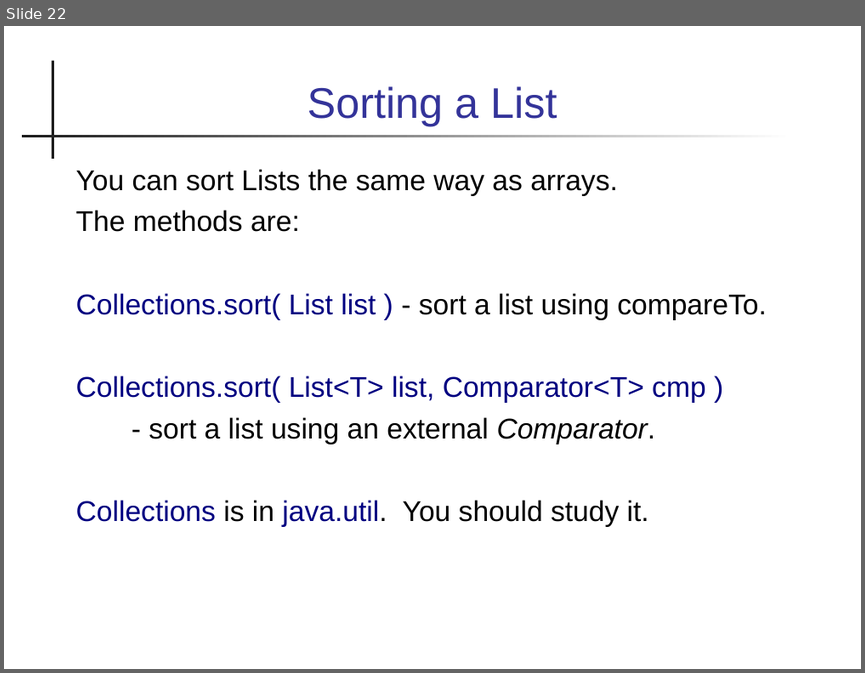
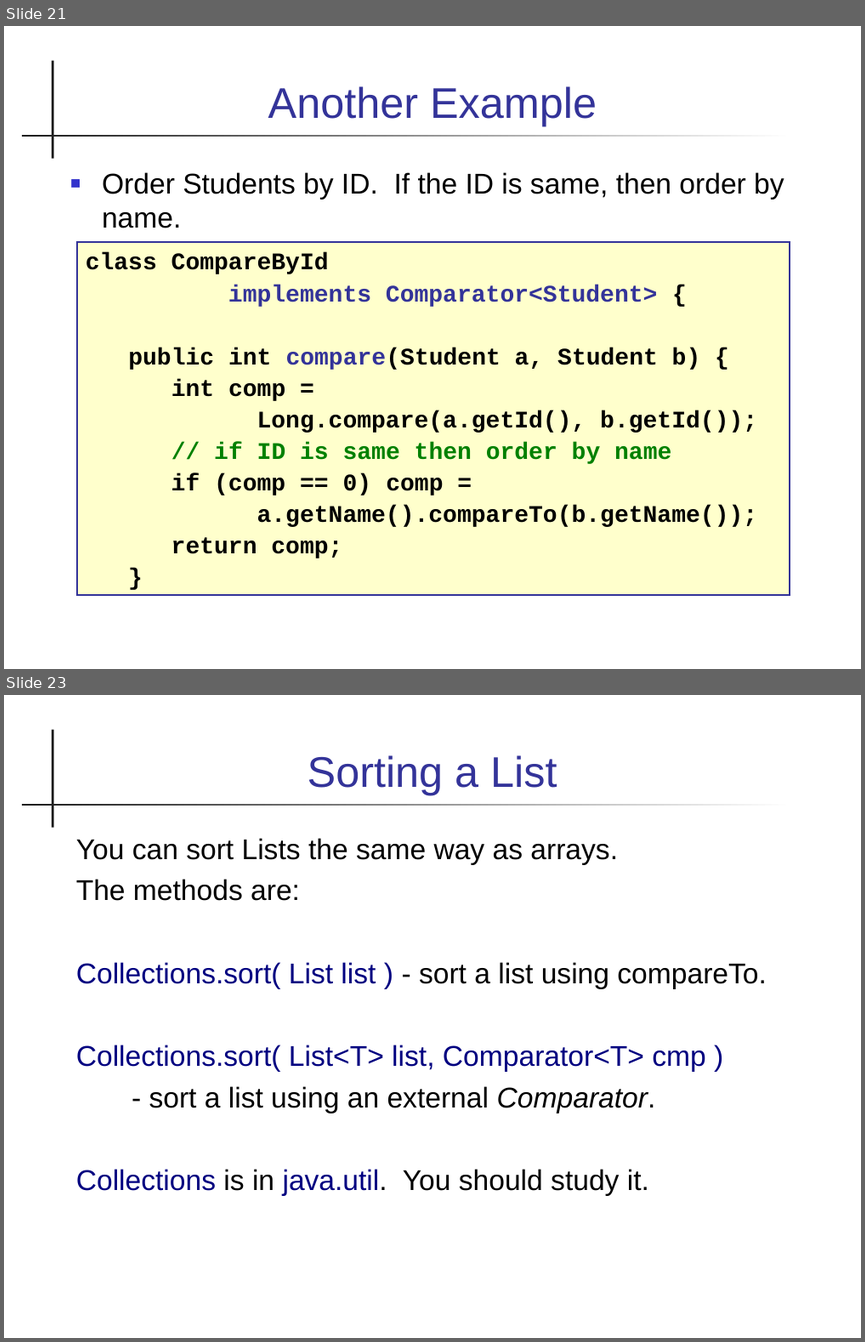
Before and after one commit to skeoop/skeoop.github.io, a slide deck: week3/Lexical-Order-and-Sorting.ppt. Shown one above the other, each under a label of ours: slide 22 before the commit, slides 21 and 23 after it; the slides between them are not shown. The pictures are 865x673 and 865x1342 pixels, drawn with LibreOffice and Linux fonts; fonts in the diff are those of the drawing. Boxes give left, top, right and bottom in pixels: in the first picture for what was removed or moved away, otherwise in the second. Text is boxed around its words. In the diff, an @@ line names an element or a change of style, - is before the commit and + after.

```diff
--- a/week3/Lexical-Order-and-Sorting.ppt
+++ b/week3/Lexical-Order-and-Sorting.ppt
@@ slide 21 added at [4,26,861,669], background #FFFFFF; not listed: 2 template elements that a slide beside it also shows @@
@@ title added at [268,86,596,126], 36 pt, text #333399 @@
+Another Example
@@ text added at [102,172,783,228], 24 pt, text #000000 @@
+■ Order Students by ID. If the ID is same, then order by name.
@@ rectangle added at [77,242,789,595], fill #FFFFCC, outline #333399 1.5 pt, 20 pt, text #000000, bold @@
+class CompareById
+implements Comparator<Student> {
+public int compare(Student a, Student b) {
+int comp =
+Long.compare(a.getId(), b.getId());
+// if ID is same then order by name
+if (comp == 0) comp =
+a.getName().compareTo(b.getName());
+return comp;
+}
@@ what was slide 22 is now slide 23 @@
```
Also in this commit, not shown: 4 slides changed, 11 other files.
